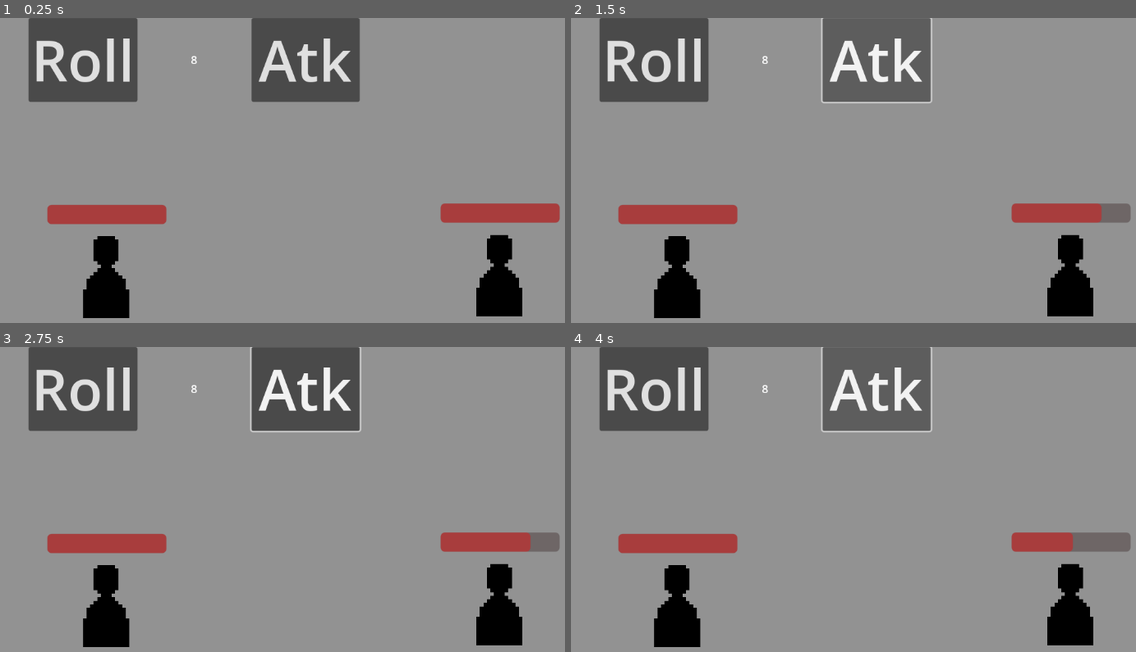
Above: before the commit, frames 1-4 (two rows, left to right).
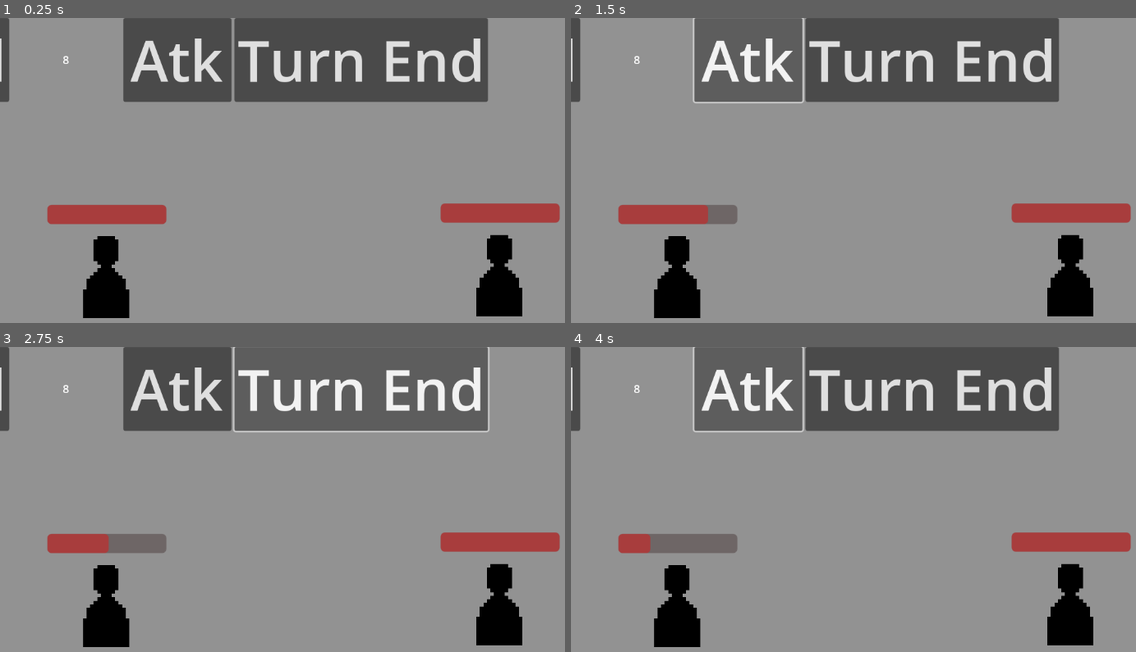
Above: after the commit, the same moments.

Repository: BobWizardLad/Dice-Temple
Game: Godot game, scene res://CombatScene.tscn
Two runs of this game, one before a commit and one after it. Both use one fixed random seed, a clock stepped at 60 frames per second and the inputs below. Before the commit the project starts from res://combat_main.tscn.
Inputs (mouse positions are in pixels of both pictures, inside the frame that each line leads up to):
- Up to frame 1 (0.25 s): no input
- Up to frame 2 (1.5 s): click (655, 60) at 0.5 s, where only the run before the commit has a clickable "Roll"; click "Atk" at 1.25 s
- Up to frame 3 (2.75 s): click (361, 389) at 2 s, where only the run after the commit has a clickable "Turn End"
- Up to frame 4 (4 s): click (655, 389) at 2.75 s, where only the run before the commit has a clickable "Roll"; click "Atk" at 3.5 s

The runs differ from the first frame. In frame 1, 18% of the frame differs, in the area x 0-87%, y 0-28%; in frame 2, 19%; in frame 3, 19%; in frame 4, 20%, in the area x 0-99%, y 0-68%.

Commit message:
✨Turns Are Taken
Game Service will now be busy managing turn order! Turns are taken over the Unit Service's unit array, in sequence by their ordering as children under Unit Service. Right now testing just instantly makes an attack on someone's turn and then waits for the turn end button.

Diff:
--- a/Dice-Temple/combat_main.tscn
+++ b/Dice-Temple/CombatScene.tscn
@@ -1,25 +1,26 @@
 [gd_scene load_steps=5 format=3 uid="uid://dgfnu7365whg1"]
 
-[ext_resource type="Script" path="res://combat_main.gd" id="1_b7gf2"]
-[ext_resource type="Script" path="res://DiceService.gd" id="1_opug8"]
-[ext_resource type="Script" path="res://UnitService.gd" id="3_o777b"]
-[ext_resource type="PackedScene" uid="uid://dtr4jqs87b4t4" path="res://Unit.tscn" id="3_ppxcl"]
+[ext_resource type="Script" path="res://GameService.gd" id="1_gv1es"]
+[ext_resource type="Script" path="res://DiceService.gd" id="2_4xvrb"]
+[ext_resource type="Script" path="res://UnitService.gd" id="3_y5xpm"]
+[ext_resource type="PackedScene" uid="uid://dtr4jqs87b4t4" path="res://Unit.tscn" id="4_n7p2r"]
 
-[node name="CombatMain" type="Node2D"]
-script = ExtResource("1_b7gf2")
+[node name="GameService" type="Node2D"]
+script = ExtResource("1_gv1es")
 
 [node name="DiceService" type="Node2D" parent="."]
-script = ExtResource("1_opug8")
+script = ExtResource("2_4xvrb")
 
 [node name="UnitService" type="Node2D" parent="."]
-script = ExtResource("3_o777b")
+script = ExtResource("3_y5xpm")
 
-[node name="Enemy" parent="UnitService" instance=ExtResource("3_ppxcl")]
+[node name="Player" parent="UnitService" instance=ExtResource("4_n7p2r")]
+attack = 2
+
+[node name="Enemy" parent="UnitService" instance=ExtResource("4_n7p2r")]
 position = Vector2(822, 423)
 attack = 2
-
-[node name="Player" parent="UnitService" instance=ExtResource("3_ppxcl")]
-attack = 2
+team = 1
 
 [node name="UI" type="CanvasLayer" parent="."]
 
@@ -57,8 +58,14 @@
 theme_override_font_sizes/font_size = 80
 text = "Atk"
 
+[node name="TurnEnd" type="Button" parent="UI/HBoxContainer"]
+layout_mode = 2
+theme_override_font_sizes/font_size = 80
+text = "Turn End"
+
 [node name="Camera" type="Camera2D" parent="."]
 position = Vector2(579, 322)
 
 [connection signal="button_down" from="UI/HBoxContainer/Button" to="." method="_on_button_button_down"]
 [connection signal="button_down" from="UI/HBoxContainer/Attack" to="UnitService" method="_on_attack_button_down"]
+[connection signal="button_down" from="UI/HBoxContainer/TurnEnd" to="." method="_on_turn_end"]
--- /dev/null
+++ b/Dice-Temple/GameService.gd
@@ -0,0 +1,30 @@
+extends Node2D
+
+@onready var dice_service: Node2D = $DiceService
+@onready var unit_service: Node2D = $UnitService
+@onready var roll_display: Control = $UI/HBoxContainer/DieRoll
+@onready var health_display: Control = $UI/HBoxContainer/HealthRead
+
+var round_length: int # Each unit under unit_service has an implicit index
+var turn: int
+
+func _ready():
+	health_display.text = String.num_int64(unit_service.units[1].get_health())
+	turn = 0
+	round_length = unit_service.units.size()
+
+# Take a turn of combat with the turn variable's selected unit
+func take_turn() -> bool:
+	# Update the player's state - bad status, fading buffs, on-your-next-turn events
+	# Call unit_service for character options
+	# Open the turn UI
+	unit_service.resolve_attack(unit_service.units[(turn + 1) % round_length], unit_service.units[turn])
+	return true # Exit and wait until player signal prompts us to do something
+
+func _on_button_button_down():
+	roll_display.text = String.num_int64(dice_service.roll(6))
+
+
+func _on_turn_end():
+	turn = (turn + 1) % round_length
+	take_turn()
--- a/Dice-Temple/Unit.tscn
+++ b/Dice-Temple/Unit.tscn
@@ -1,6 +1,6 @@
 [gd_scene load_steps=4 format=3 uid="uid://dtr4jqs87b4t4"]
 
-[ext_resource type="Script" path="res://Player.gd" id="1_facsw"]
+[ext_resource type="Script" path="res://Unit.gd" id="1_rvgsd"]
 [ext_resource type="Texture2D" uid="uid://b6468kpnhoiis" path="res://unit_silhouette.png" id="2_43whn"]
 
 [sub_resource type="SpriteFrames" id="SpriteFrames_vgedg"]
@@ -16,7 +16,7 @@
 
 [node name="Player" type="Node2D"]
 position = Vector2(270, 425)
-script = ExtResource("1_facsw")
+script = ExtResource("1_rvgsd")
 HEALTH_MAX = 8
 health = 8
 metadata/_edit_group_ = true
--- a/Dice-Temple/UnitService.gd
+++ b/Dice-Temple/UnitService.gd
@@ -1,17 +1,16 @@
+# Unit Service is always parenting all Unit nodes and is child of
+# the combat_main node
+
 extends Node2D
 
 @onready var units: Array[Node] = self.get_children() # All children will be units
-
-func _ready():
-	pass
-
-func _process(delta):
-	pass
+@onready var game_master: Node = get_parent()
 
 # resolve_attack takes two Unit nodes as parameters, and
 # expects them to have mod_health and get_attack functions
 func resolve_attack(target: Node2D, attacker: Node2D):
 	target.mod_health(-1 * attacker.get_attack())
+	print("HIYAAA from " + attacker.to_string())
 
 func _on_attack_button_down():
 	resolve_attack(units[0], units[1])
--- a/Dice-Temple/combat_main.gd
+++ /dev/null
@@ -1,12 +0,0 @@
-extends Node2D
-
-@onready var dice_service: Node2D = $DiceService
-@onready var player: Node2D = $UnitService/Player
-@onready var roll_display: Control = $UI/HBoxContainer/DieRoll
-@onready var health_display: Control = $UI/HBoxContainer/HealthRead
-
-func _ready():
-	health_display.text = String.num_int64(player.get_health())
-
-func _on_button_button_down():
-	roll_display.text = String.num_int64(dice_service.roll(6))
--- a/Dice-Temple/project.godot
+++ b/Dice-Temple/project.godot
@@ -11,7 +11,7 @@
 [application]
 
 config/name="Dice Temple"
-run/main_scene="res://combat_main.tscn"
+run/main_scene="res://CombatScene.tscn"
 config/features=PackedStringArray("4.1", "GL Compatibility")
 config/icon="res://icon.svg"
 
Renamed: Dice-Temple/Player.gd -> Dice-Temple/Unit.gd
